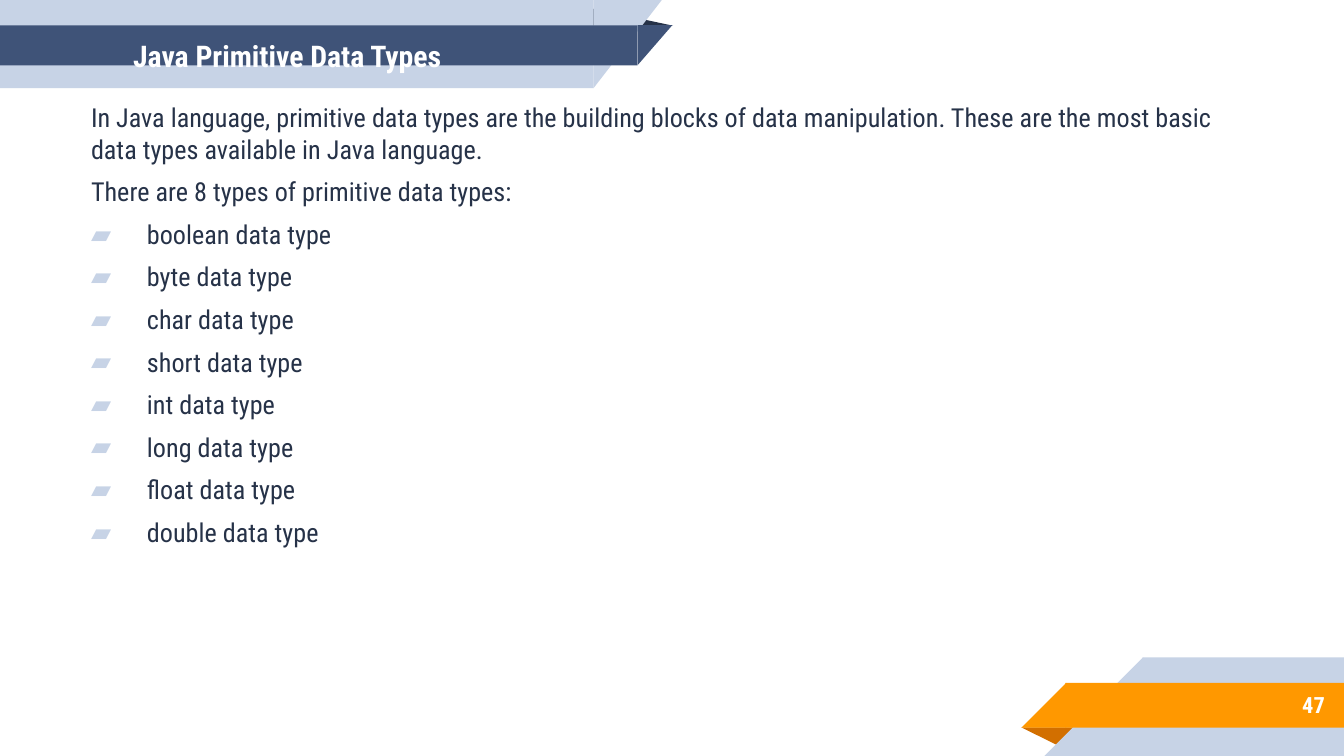
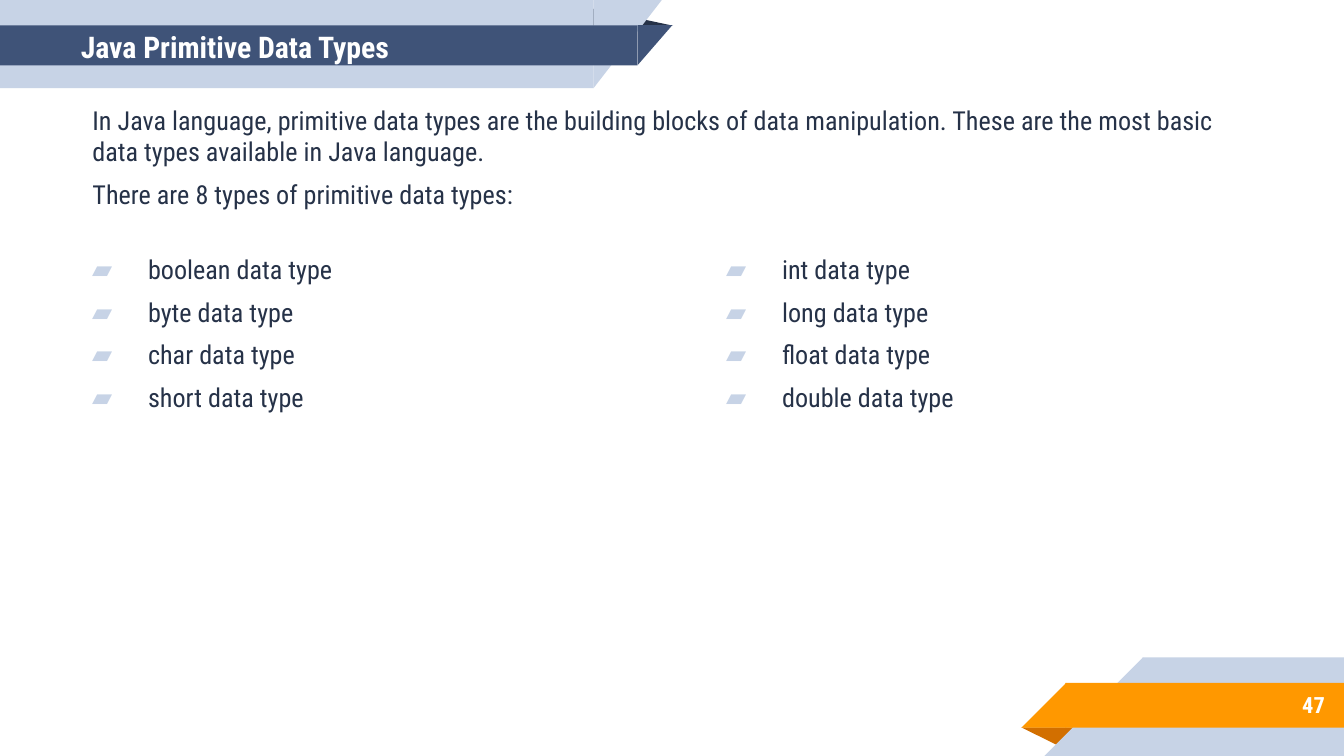
Before and after one commit to aronipurwanto/materi-xa, a slide deck: slide 47 of java/java-logic/Slide-Java-Logic-01.pptx. Drawn at 1344x756 pixels with LibreOffice and Linux fonts; fonts in the diff are those of the drawing. Boxes give left, top, right and bottom in pixels: in the first picture for what was removed or moved away, otherwise in the second. Text is boxed around its words. In the diff, an @@ line names an element or a change of style, - is before the commit and + after.

```diff
--- a/java/java-logic/Slide-Java-Logic-01.pptx
+++ b/java/java-logic/Slide-Java-Logic-01.pptx
@@ title "Java Primitive Data Types" rewrapped from (133,40,441,75) to (81,36,389,65) @@
@@ text at (91,107,1210,207): paragraphs removed @@
-In Java language, primitive data types are the building blocks of data manipulation. These are the most basic data types available in Java language.
-There are 8 types of primitive data types:
@@ text added at (92,110,1212,210), 14 pt, text #263248 @@
+In Java language, primitive data types are the building blocks of data manipulation. These are the most basic data types available in Java language.
+There are 8 types of primitive data types:
@@ text "boolean data type": place and size @@
-text "boolean data type" at (91,107,1210,548)
+text "boolean data type" at (148,259,332,413)
@@ text added at (782,259,954,413), 14 pt, text #263248 @@
+▰ int data type
+▰ long data type
+▰ float data type
+▰ double data type
@@ text at (147,394,319,548): paragraphs removed @@
-▰ int data type
-▰ long data type
-▰ float data type
-▰ double data type
```
Also in this commit, not shown: 52 other slides changed, 24 slides added, 9 slides removed, 48 other files.
